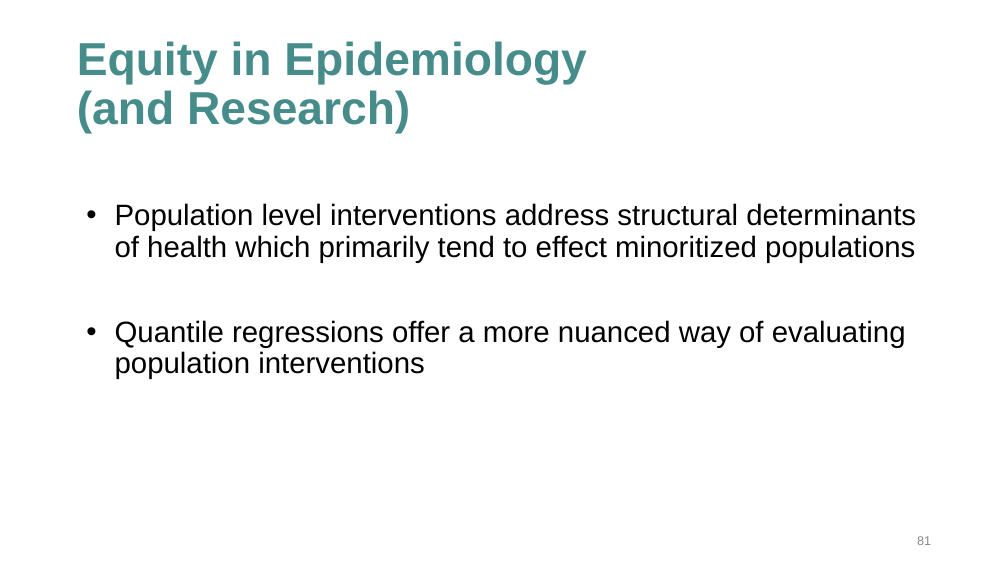
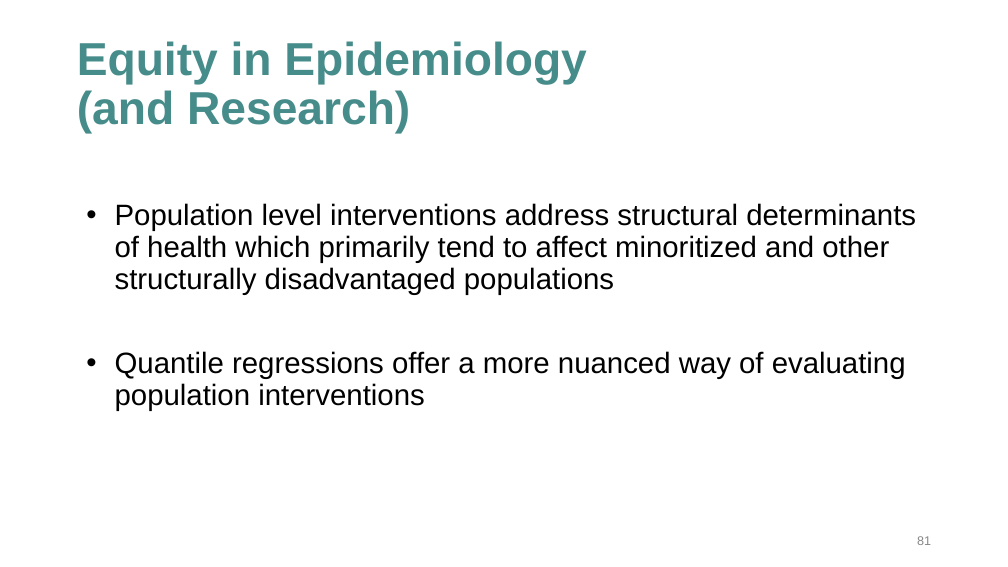
Before and after one commit to VabLab/Quantile-Regression-Workshop, a slide deck: slide 81 of 2025 QR Workshop.pptx. Drawn at 1008x567 pixels with LibreOffice and Linux fonts; fonts in the diff are those of the drawing. Boxes give left, top, right and bottom in pixels: in the first picture for what was removed or moved away, otherwise in the second. Text is boxed around its words. In the diff, an @@ line names an element or a change of style, - is before the commit and + after.

```diff
--- a/2025 QR Workshop.pptx
+++ b/2025 QR Workshop.pptx
@@ text at [115, 203, 916, 295]: text changed @@
-• Population level interventions address structural determinants of health which primarily tend to effect minoritized populations
+• Population level interventions address structural determinants of health which primarily tend to affect minoritized and other structurally disadvantaged populations
```
Also in this commit, not shown: 3 other slides changed, 1 other file.
